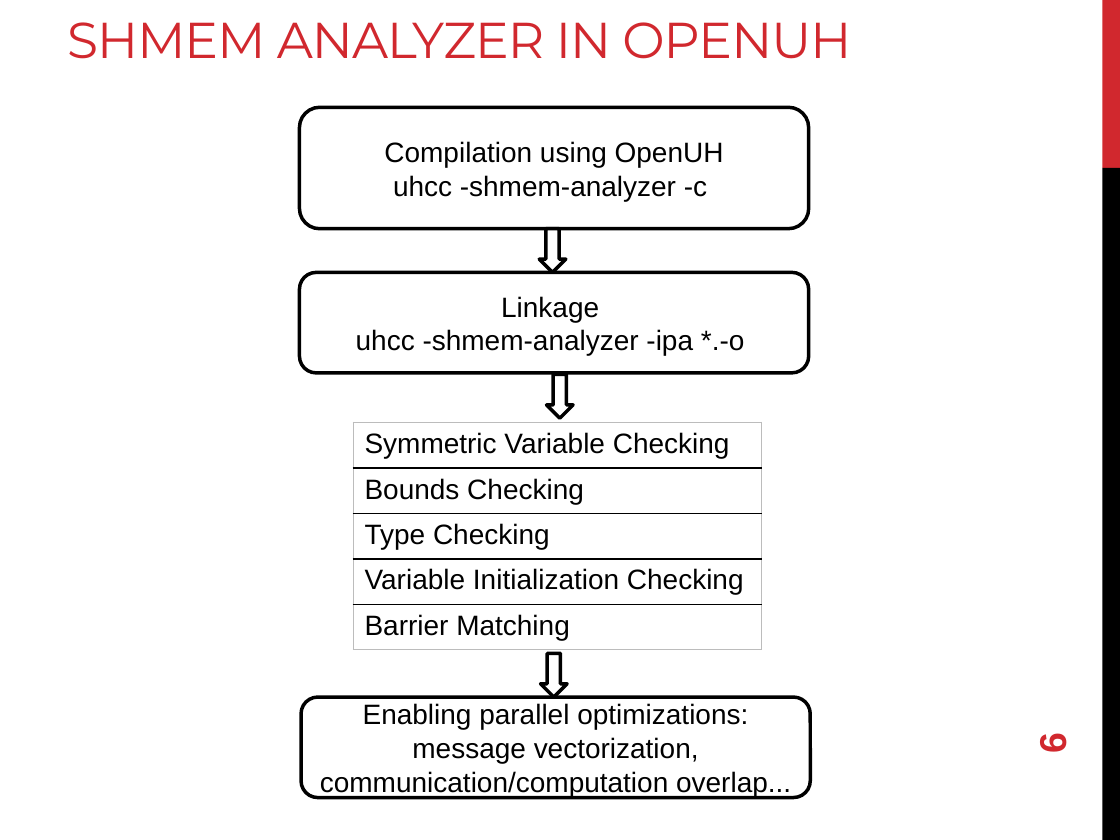
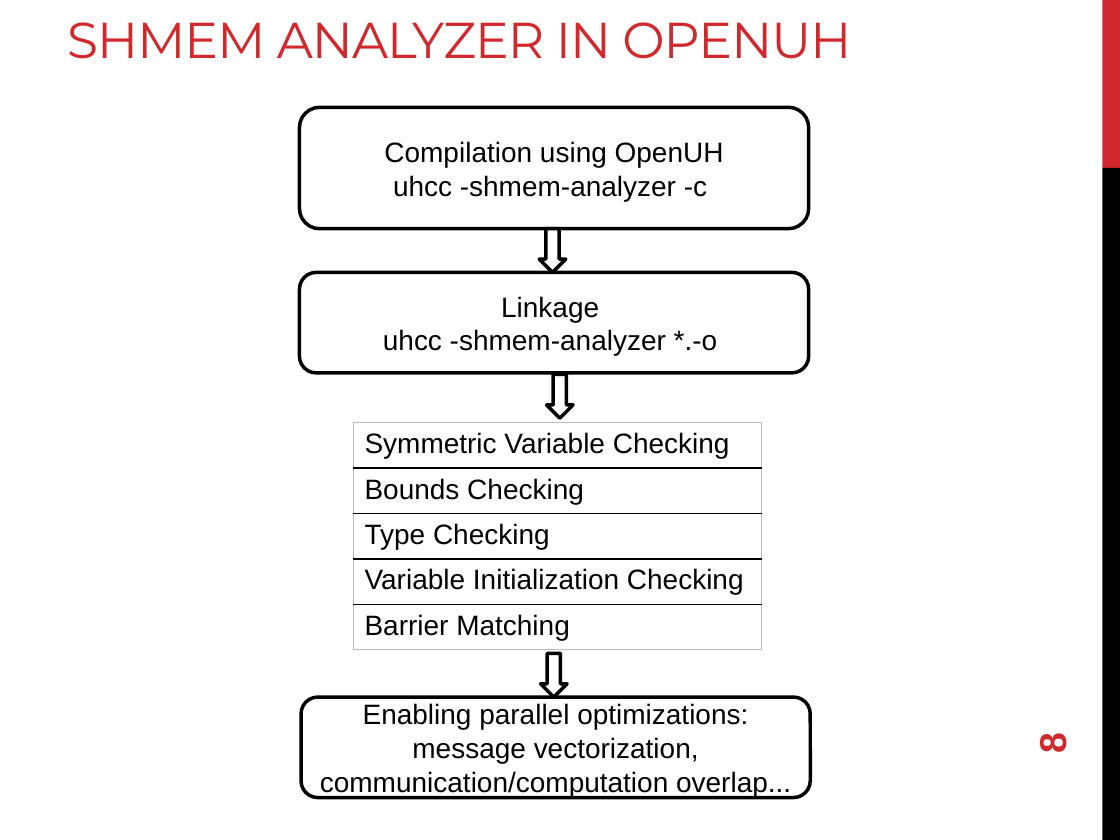
Before and after one commit to openshmem-org/sc14-tutorial, a slide deck: slide 8 of PGAS-Analyzer.pptx (slide 6 before the commit). Drawn at 1120x840 pixels with LibreOffice and Linux fonts; fonts in the diff are those of the drawing. Boxes give left, top, right and bottom in pixels: in the first picture for what was removed or moved away, otherwise in the second. Text is boxed around its words. In the diff, an @@ line names an element or a change of style, - is before the commit and + after.

```diff
--- a/PGAS-Analyzer.pptx
+++ b/PGAS-Analyzer.pptx
@@ text in rounded rectangle at bbox=[383, 329, 718, 355]: text changed @@
-uhcc -shmem-analyzer -ipa *.-o
+uhcc -shmem-analyzer *.-o
@@ page number at bbox=[1032, 735, 1074, 752]: text changed @@
-6
+8
```
Also in this commit, not shown: 2 other slides changed, 2 slides added, 1 slide removed.
